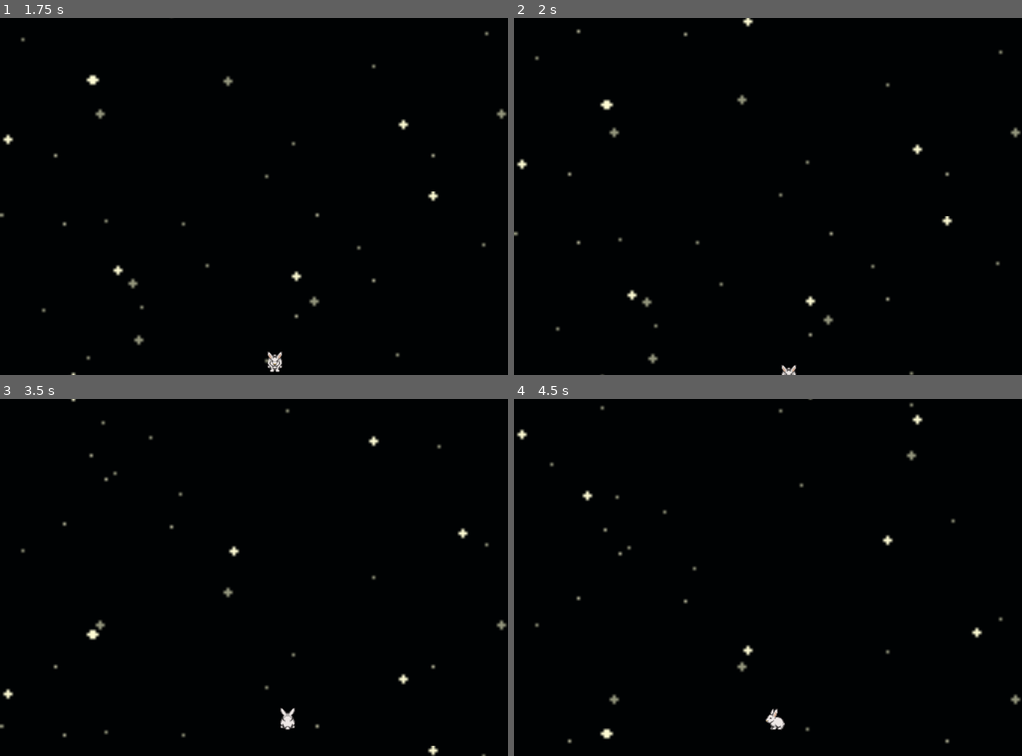
Above: before the commit, frames 1-4 (two rows, left to right).
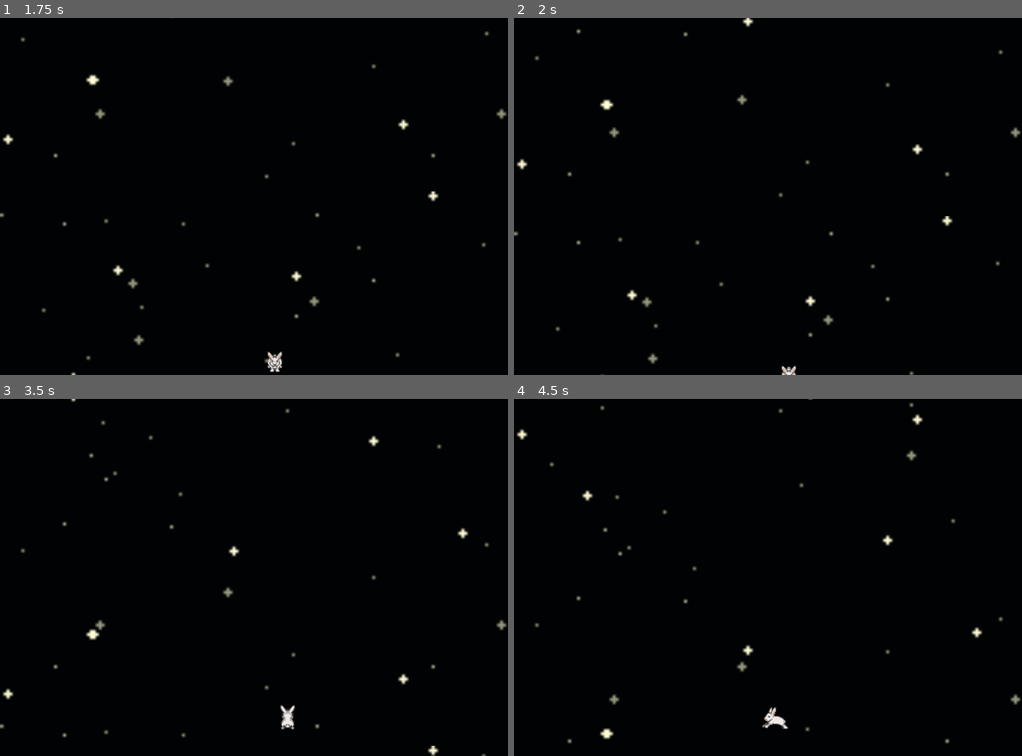
Above: after the commit, the same moments.

Repository: izznfkhrlislm/gamedev-finpro
Game: Godot game, scene res://Scenes/World.tscn
Same seed, same stepped clock (60 frames per second), same inputs: the game is played once before the commit and once after it. This scene is started directly instead of the project's main scene.
Inputs:
- Up to frame 1 (1.75 s): tap Enter at 0.5 s; hold Right (ui_right) 0.53-1.28 s; hold Space (jump) 0.53-1.28 s; hold Down (ui_down) from 1.28 s (still down); tap Space (jump) at 1.35, 1.52 s
- Up to frame 2 (2 s): keep holding Down (ui_down); tap Space (jump) at 1.82 s
- Up to frame 3 (3.5 s): release Down (ui_down) at 2.03 s; hold Right (ui_right) 2.03-2.78 s; hold Space (jump) 2.03-2.78 s; hold Up (ui_up) from 2.78 s (still down); tap Space (jump) at 2.85, 3.02, 3.32 s
- Up to frame 4 (4.5 s): release Up (ui_up) at 3.53 s; hold Space (jump) 3.53-4.28 s; hold Left (ui_left) from 3.53 s (still down); tap Space (jump) at 4.35 s

Frame 1 is identical in both runs. In frame 2, less than 0.1% of the frame differs, in the area x 52-56%, y 97-100%; in frame 3, 0.1%; in frame 4, 0.2%, in the area x 48-54%, y 86-93%.

Commit message:
fix animation bugs

Diff:
--- a/finpro/Scenes/Player.tscn
+++ b/finpro/Scenes/Player.tscn
@@ -24,16 +24,6 @@
 "name": "JumpDOWN",
 "speed": 5.0
 }, {
-"frames": [ ExtResource( 6 ) ],
-"loop": false,
-"name": "IdleUP",
-"speed": 5.0
-}, {
-"frames": [ ExtResource( 3 ) ],
-"loop": false,
-"name": "IdleDOWN",
-"speed": 5.0
-}, {
 "frames": [ ExtResource( 6 ), ExtResource( 7 ), ExtResource( 8 ), ExtResource( 7 ), ExtResource( 6 ) ],
 "loop": false,
 "name": "JumpUP",
@@ -42,6 +32,16 @@
 "frames": [ ExtResource( 2 ), ExtResource( 9 ), ExtResource( 10 ), ExtResource( 11 ), ExtResource( 9 ), ExtResource( 2 ) ],
 "loop": false,
 "name": "JumpV",
+"speed": 5.0
+}, {
+"frames": [ ExtResource( 3 ) ],
+"loop": false,
+"name": "IdleDOWN",
+"speed": 5.0
+}, {
+"frames": [ ExtResource( 6 ) ],
+"loop": false,
+"name": "IdleUP",
 "speed": 5.0
 } ]
 
--- a/finpro/Scripts/Player.gd
+++ b/finpro/Scripts/Player.gd
@@ -41,15 +41,19 @@
 			axis = 'y'
 		if event.is_action_pressed('jump'):
 			if direction == 'up':
+				$Sprite.play("JumpUP")
 				velocity.y -= speed
 				counter += 1
 			elif direction == 'down':
+				$Sprite.play("JumpDOWN")
 				velocity.y += speed
 			elif direction == 'right':
+				$Sprite.play("JumpV")
 				velocity.x += speed
 			else:
+				$Sprite.play("JumpV")
 				velocity.x -= speed
-			print(velocity)
+			$Sprite.frame = 0
 			check_jump_count()
 
 
@@ -69,14 +73,6 @@
 
 func _physics_process(delta):
 	velocity = move_and_slide(velocity)
-	if velocity.x != 0:
-		$Sprite.play("JumpV")
-
-	if velocity.y != 0:
-		if direction == "up":
-			$Sprite.play("JumpUP")
-		else:
-			$Sprite.play("JumpDOWN")
 	velocity = Vector2.ZERO
 
 
